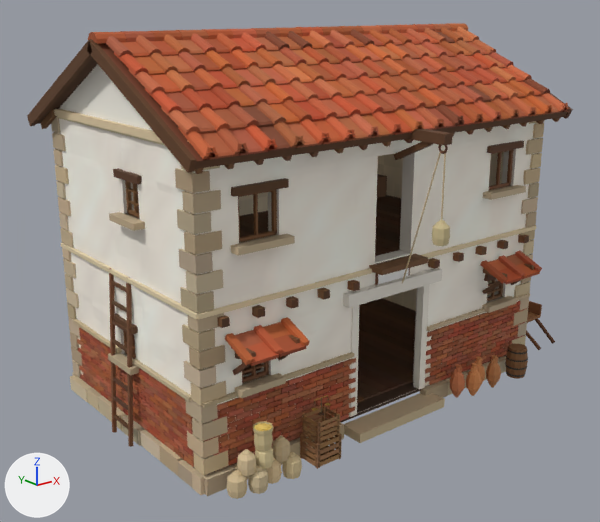
Before and after pictures for a commit that changed the glTF model godot/assets/kit/houses/civ_warehouse.glb.
Both versions are drawn from a camera (50 mm lens) standing at (-7.99, -9.81, 5.9) and looking at (-0.19, -0.05, 2.0). The lights are fixed; the arrows at lower left show +X, +Y and +Z. The picture after the commit comes second. Vertices at exactly the same position are counted once.

Names of what the first picture shows: 'House', 'Rooms', 'Walls'.
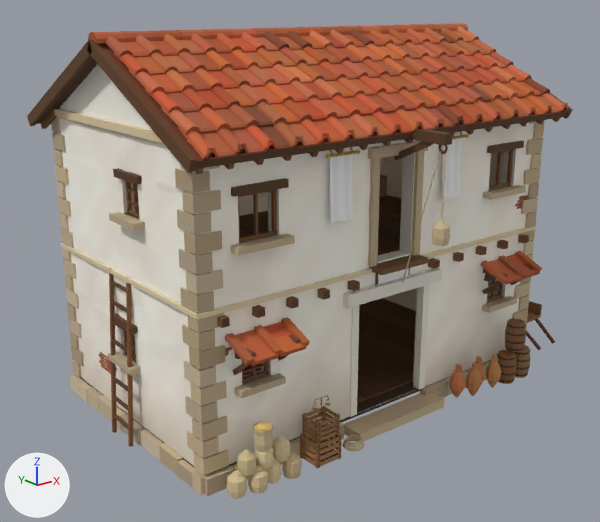
Pixel boxes (x1, y1, x2, y2) of what changed, in the pictures (600 x 522 px; the box of a moved part takes in the faces that stretch with it):
part 1 of me_house, added: after (329, 151, 358, 157)
part 2 of me_house, moved or reshaped: before (506, 372, 526, 377); after (499, 378, 515, 382)
part 3 of me_house, moved or reshaped: before (505, 362, 527, 370); after (501, 372, 516, 376)
part 4 of me_house, moved or reshaped: before (506, 356, 528, 362); after (500, 363, 517, 368)
part 5 of me_house, moved or reshaped: before (508, 350, 528, 354); after (497, 354, 516, 360)
part 6 of me_house, rebuilt: before (506, 343, 528, 379); after (515, 345, 530, 378)
part 7 of me_house, deleted (brown): before (73, 293, 530, 467)
part 8 of me_house, added: after (225, 132, 531, 451)
part 9 of me_house, moved or reshaped: before (98, 354, 111, 376); after (99, 354, 117, 374)
part 10 of me_house, surface changed: (84, 131, 529, 468) in both
part 11 of me_house, recoloured: (110, 254, 529, 468) in both

The change, as a diff of the scene's bpy script:
```diff
--- a/godot/assets/kit/houses/civ_warehouse.glb.py
+++ b/godot/assets/kit/houses/civ_warehouse.glb.py
@@ mat_civbanner @@
+mat_civbanner = bpy.data.materials.new('CivBanner')
+# uses the picture img_civ_white
@@ me_house @@
 # used by ob_house; location = (0.0, 0.0, 0.0)
-me_house.from_pydata(...)  # 15486 vertices, 21086 faces; spans x -3.45..4.41, y -2.88..2.31, z -0.02..5.54
+me_house.from_pydata(...)  # 11857 vertices, 16917 faces; spans x -3.45..4.41, y -2.88..2.31, z -0.02..5.54
+# me_house part 1: a new loose piece, a box spanning x -1.3..-0.8, y -2.015..-1.985, z 4.045..4.075, in mat_civkit
+# me_house part 2: the loose piece of 24 vertices spanning x 2.49..2.81, y -2.36..-2.04, z 0.04..0.06 is moved by (-0.3, -0.02, 0.0)
+# me_house part 3: the loose piece of 24 vertices spanning x 2.47..2.83, y -2.38..-2.02, z 0.17..0.19 is moved by (-0.3, -0.02, -0.01)
+# me_house part 4: the loose piece of 24 vertices spanning x 2.47..2.83, y -2.38..-2.02, z 0.31..0.33 is moved by (-0.3, -0.02, -0.01)
+# me_house part 5: the loose piece of 24 vertices spanning x 2.49..2.81, y -2.36..-2.04, z 0.44..0.46 is moved by (-0.3, -0.02, -0.02)
+# me_house part 6: the loose piece of 60 vertices spanning x 2.47..2.83, y -2.38..-2.02, z 0.0..0.5 is rebuilt with 60 vertices and now spans x 2.54..2.88, y -2.39..-2.05, z 0.0..0.48
+# me_house part 7: 581 loose pieces with 4648 vertices, spanning x -3.26..3.26, y -1.96..1.69, z 0.25..1.24, are deleted
+# me_house part 8: 746 vertices added at x -3.15..3.13, y -2.41..-1.9, z 0.0..4.16
+# me_house part 9: 1 vertex moved within x -3.2, y 0.49, z 0.76; 14 vertices removed from x -3.23..-3.2, y 0.49..0.95, z 0.7..0.91; 23 vertices added at x -3.21..-3.2, y 0.39..0.95, z 0.7..0.99
+# me_house part 10: 3716 kept faces spanning x -3.42..4.41, y -2.88..2.18, z 0.0..4.42 get new texture (UV) coordinates
+# me_house part 11: 2559 kept faces spanning x -3.42..4.37, y -2.88..0.33, z 0.0..3.18 get new vertex colours
+# other edits to the shape of me_house do not show in these pictures
 me_house.materials.append(mat_civkit)
@@ me_house @@
 me_house.materials.append(mat_civsign)
+me_house.materials.append(mat_civplaster)
+me_house.materials.append(mat_civbanner)
```
